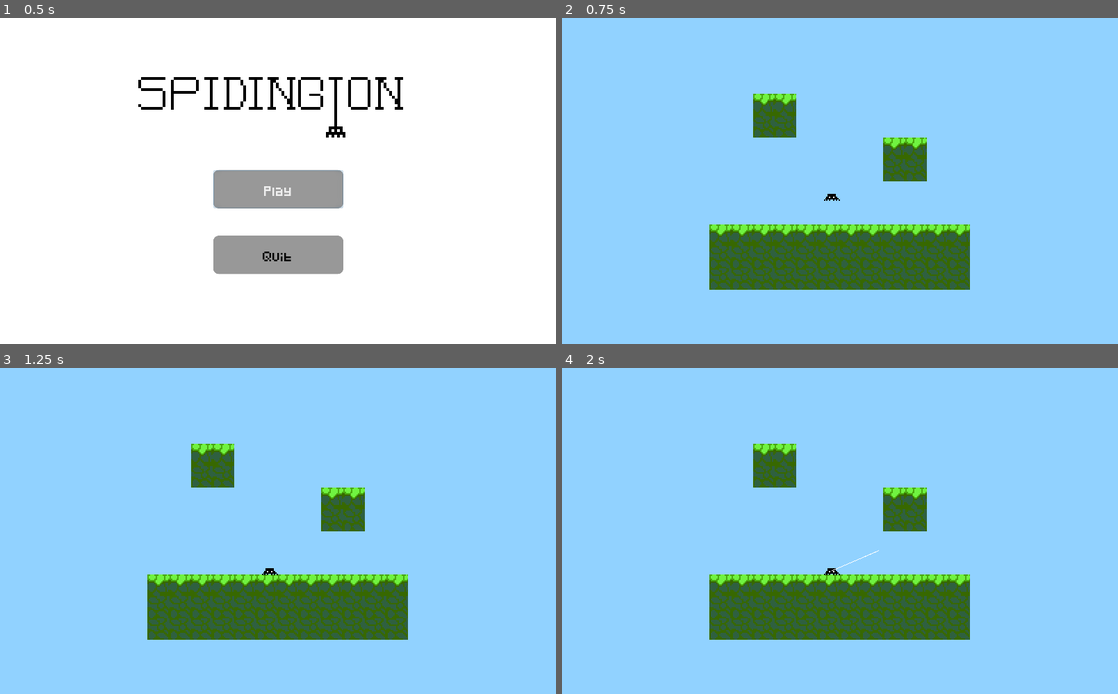
Above: before the commit, frames 1-4 (two rows, left to right).
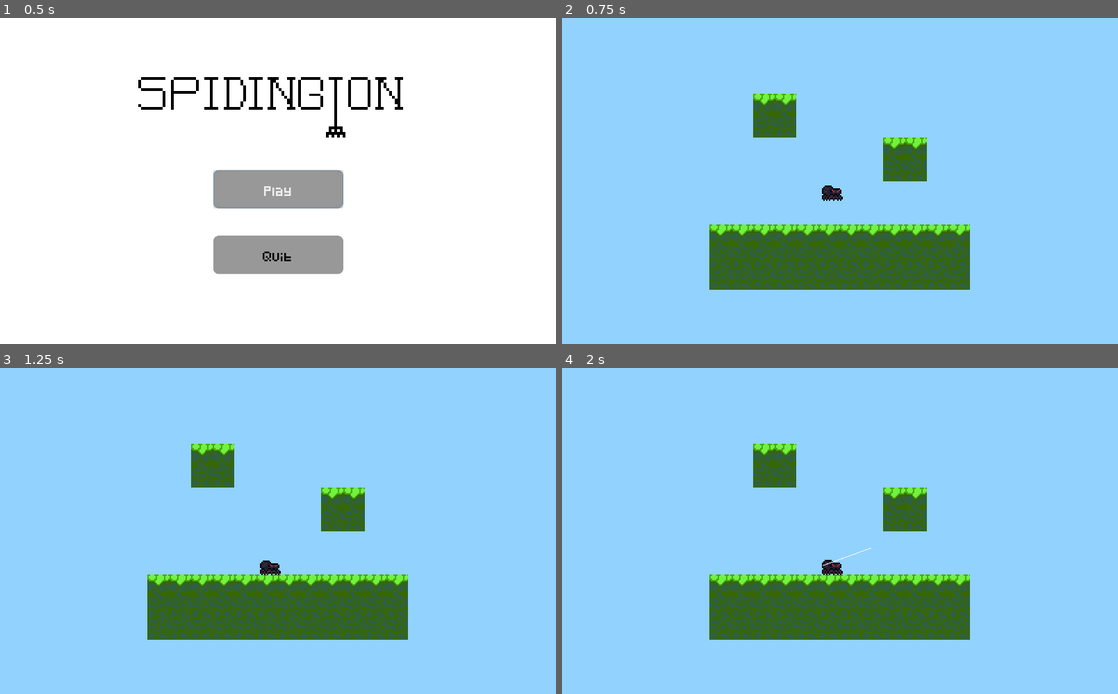
Above: after the commit, the same moments.

Repository: Tusentio/Spidington
Game: Godot game, scene res://Scenes/Menu/Menu.tscn
The game is run twice, just before and just after one commit, with the same random seed, the same clock (stepped at 60 frames per second) and the same inputs.
Inputs (mouse positions are in pixels of both pictures, inside the frame that each line leads up to):
- Up to frame 1 (0.5 s): no input
- Up to frame 2 (0.75 s): click "Play" at 0.5 s
- Up to frame 3 (1.25 s): no input
- Up to frame 4 (2 s): move the mouse to (962, 514) at 1.27 s; click (962, 514) at 1.35 s

Frame 1 is identical in both runs. In frame 2, 0.1% of the frame differs, in the area x 46-51%, y 51-57%; in frame 3, 0.1%; in frame 4, 0.2%, in the area x 46-57%, y 55-64%.

Commit message:
Added character Hopp

Diff:
--- a/Scenes/Player/Player.tscn
+++ b/Scenes/Player/Player.tscn
@@ -1,10 +1,10 @@
 [gd_scene load_steps=4 format=2]
 
-[ext_resource path="res://Scenes/Player/Spindel.png" type="Texture" id=1]
+[ext_resource path="res://Scenes/Player/SpiderHopp.2.png" type="Texture" id=1]
 [ext_resource path="res://Scenes/Player/Player.gd" type="Script" id=2]
 
 [sub_resource type="CapsuleShape2D" id=1]
-radius = 2.5
+radius = 5.43412
 height = 4.0
 
 [node name="Spindel" type="RigidBody2D"]
@@ -15,13 +15,13 @@
 script = ExtResource( 2 )
 
 [node name="Sprite" type="Sprite" parent="."]
-position = Vector2( 0, -8 )
+position = Vector2( -0.0701523, -8 )
 texture = ExtResource( 1 )
 
 [node name="CollisionShape2D" type="CollisionShape2D" parent="."]
-position = Vector2( 0, -2.5 )
+position = Vector2( 0.0701523, -5.51661 )
 rotation = 1.5708
 shape = SubResource( 1 )
 
 [node name="ShootOrigin" type="Position2D" parent="."]
-position = Vector2( 0, -3 )
+position = Vector2( -6.59446, -6.92861 )
Binary file added: Scenes/Player/SpiderHopp.2.png
Not shown, added: Scenes/Player/SpiderHopp.2.png.import
